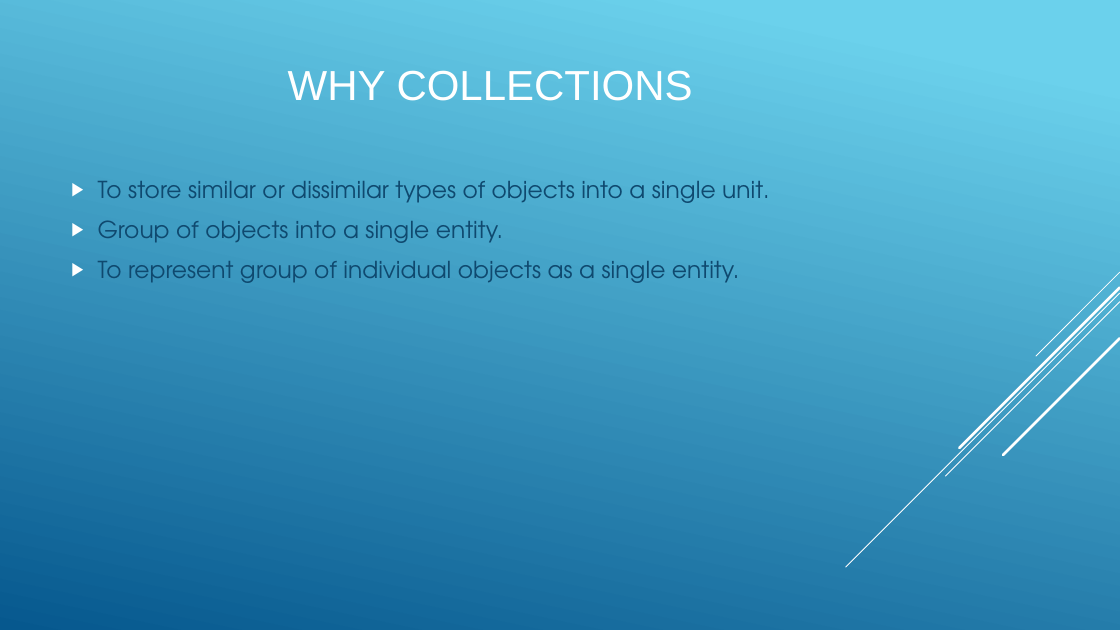
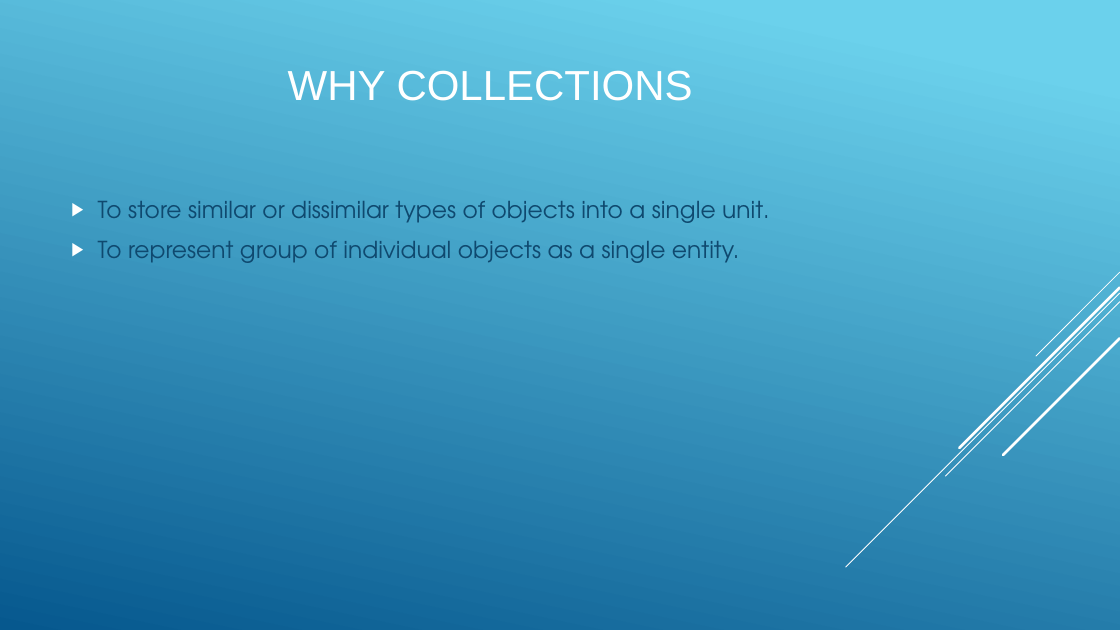
Before and after one commit to KishoreVS/Kishore-PPT, a slide deck: slide 2 of COLLECTIONS.pptx. Drawn at 1120x630 pixels with LibreOffice and Linux fonts; fonts in the diff are those of the drawing. Boxes give left, top, right and bottom in pixels: in the first picture for what was removed or moved away, otherwise in the second. Text is boxed around its words. In the diff, an @@ line names an element or a change of style, - is before the commit and + after.

```diff
--- a/COLLECTIONS.pptx
+++ b/COLLECTIONS.pptx
@@ text at (98,220,503,243): paragraph removed @@
-▶ Group of objects into a single entity.
```
